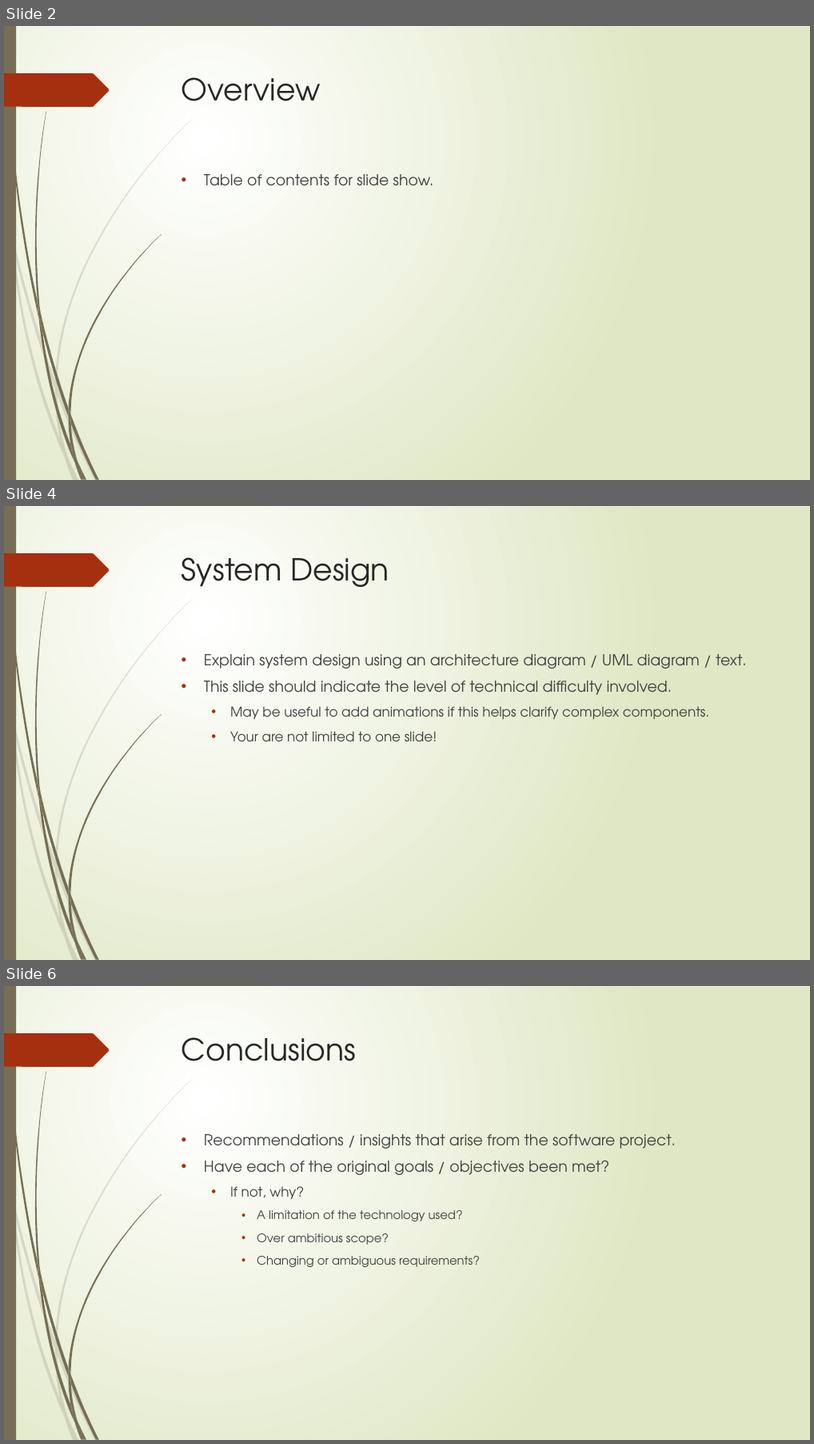
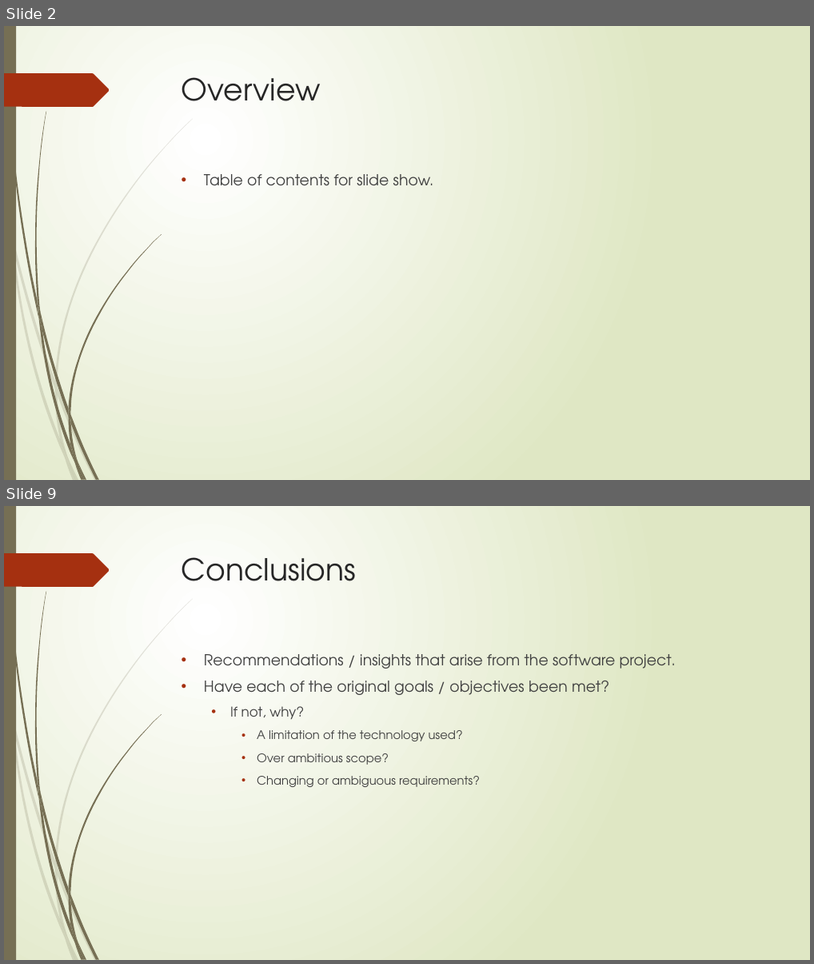
Before and after one commit to stevenJoyce/4thYearGroupProject, a slide deck: SportAdvisor.pptx. Shown one above the other, each under a label of ours: slides 2, 4 and 6 before the commit, slides 2 and 9 after it; the slides between them are not shown. The pictures are 814x1444 and 814x964 pixels, drawn with LibreOffice and Linux fonts; fonts in the diff are those of the drawing. Boxes give left, top, right and bottom in pixels: in the first picture for what was removed or moved away, otherwise in the second. Text is boxed around its words. In the diff, an @@ line names an element or a change of style, - is before the commit and + after.

```diff
--- a/SportAdvisor.pptx
+++ b/SportAdvisor.pptx
@@ slide 4 removed at bbox=[4, 506, 810, 960], background gradient #FFFFFF to #DFE8C4; not listed: 24 template elements that a slide beside it also shows @@
@@ title removed at bbox=[182, 557, 389, 587] @@
-System Design
@@ text removed at bbox=[204, 654, 747, 741] @@
-• Explain system design using an architecture diagram / UML diagram / text.
-• This slide should indicate the level of technical difficulty involved.
-  • May be useful to add animations if this helps clarify complex components.
-  • Your are not limited to one slide!
@@ what was slide 6 is now slide 9 @@
```
Also in this commit, not shown: 6 slides added, 2 other slides removed.
